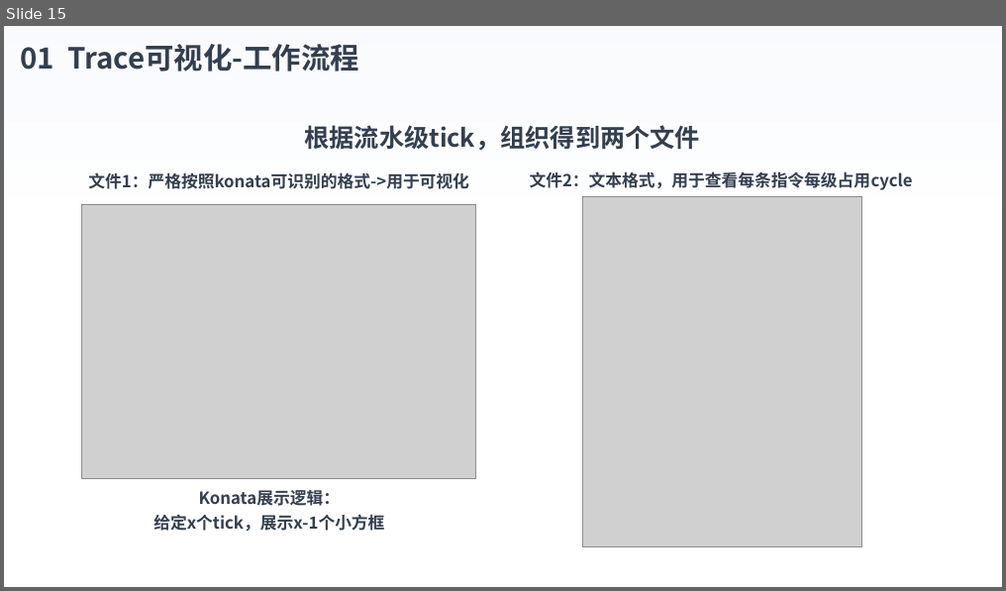
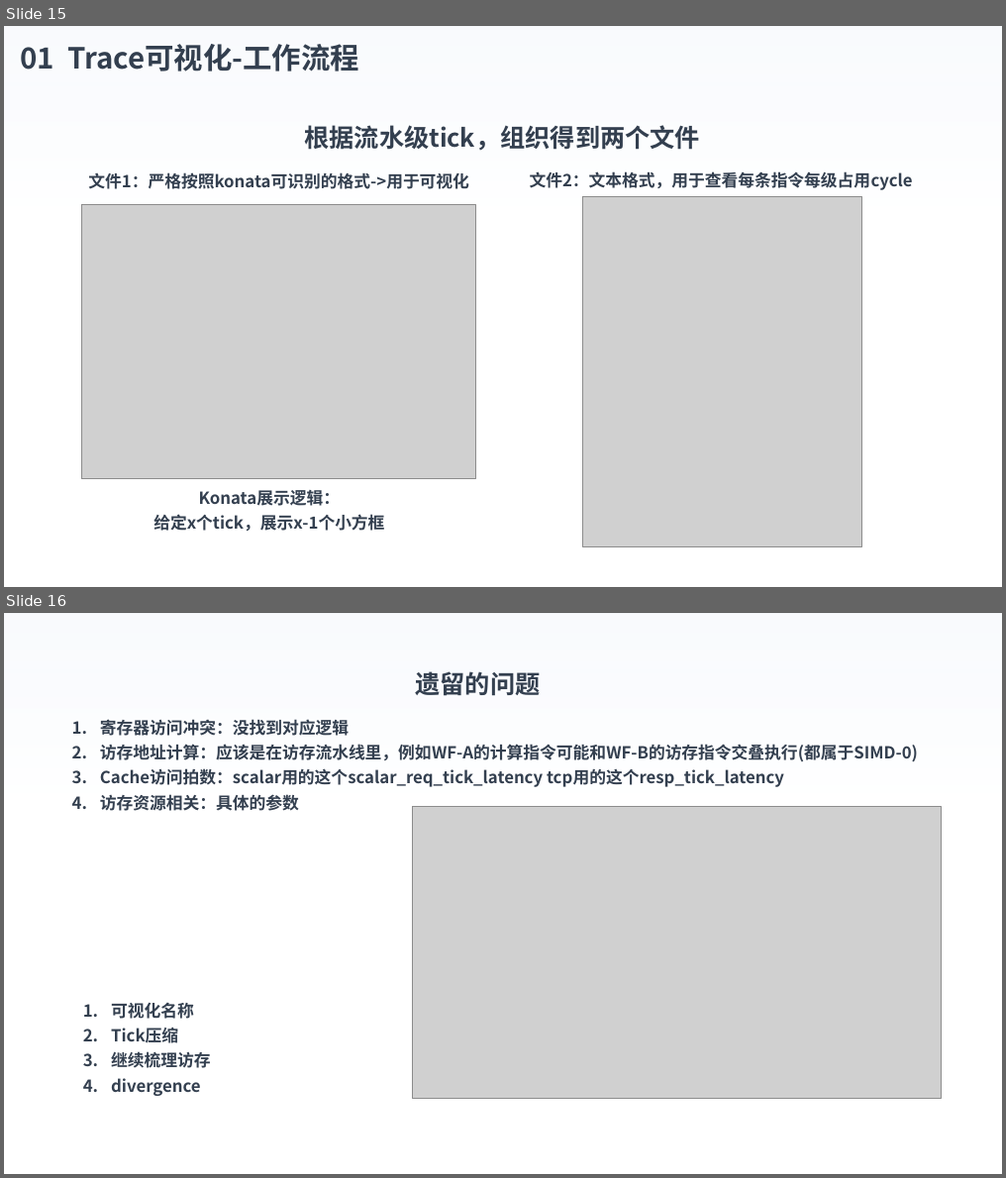
Before and after one commit to luot-ai/workspace, a slide deck: AA/gpu/GEM5/PPT/Gem5-GPU_4.pptx. Shown one above the other, each under a label of ours: slide 15 before the commit, slides 15 and 16 after it. The pictures are 1006x591 and 1006x1178 pixels, drawn with LibreOffice and Linux fonts; fonts in the diff are those of the drawing; grey boxes stand for pictures; background and template pictures are left out. Boxes give left, top, right and bottom in pixels: in the first picture for what was removed or moved away, otherwise in the second. Text is boxed around its words. In the diff, an @@ line names an element or a change of style, - is before the commit and + after.

```diff
--- a/AA/gpu/GEM5/PPT/Gem5-GPU_4.pptx
+++ b/AA/gpu/GEM5/PPT/Gem5-GPU_4.pptx
@@ slide 16 added at bbox=[4, 613, 1002, 1174], background picture (left out) @@
@@ rectangle added at bbox=[4, 613, 1002, 1174], fill gradient #F7FAFD to #FFFFFF @@
@@ text added at bbox=[416, 671, 541, 696], 24 pt, text #333F50, bold @@
+遗留的问题
@@ text added at bbox=[100, 719, 918, 811], 16 pt, text #333F50, bold @@
+1. 寄存器访问冲突：没找到对应逻辑
+2. 访存地址计算：应该是在访存流水线里，例如WF-A的计算指令可能和WF-B的访存指令交叠执行(都属于SIMD-0)
+3. Cache访问拍数：scalar用的这个scalar_req_tick_latency tcp用的这个resp_tick_latency
+4. 访存资源相关：具体的参数
@@ picture added at bbox=[413, 807, 942, 1099] @@
@@ text added at bbox=[111, 1003, 210, 1096], 16 pt, text #333F50, bold @@
+1. 可视化名称
+2. Tick压缩
+3. 继续梳理访存
+4. divergence
```
Also in this commit, not shown: 3 slides changed, 4 other files.
